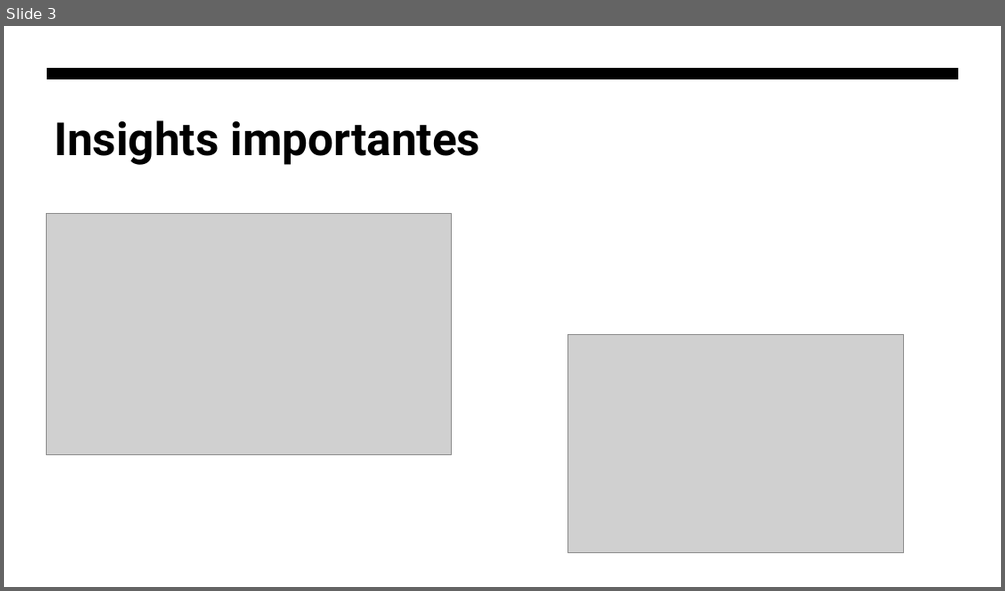
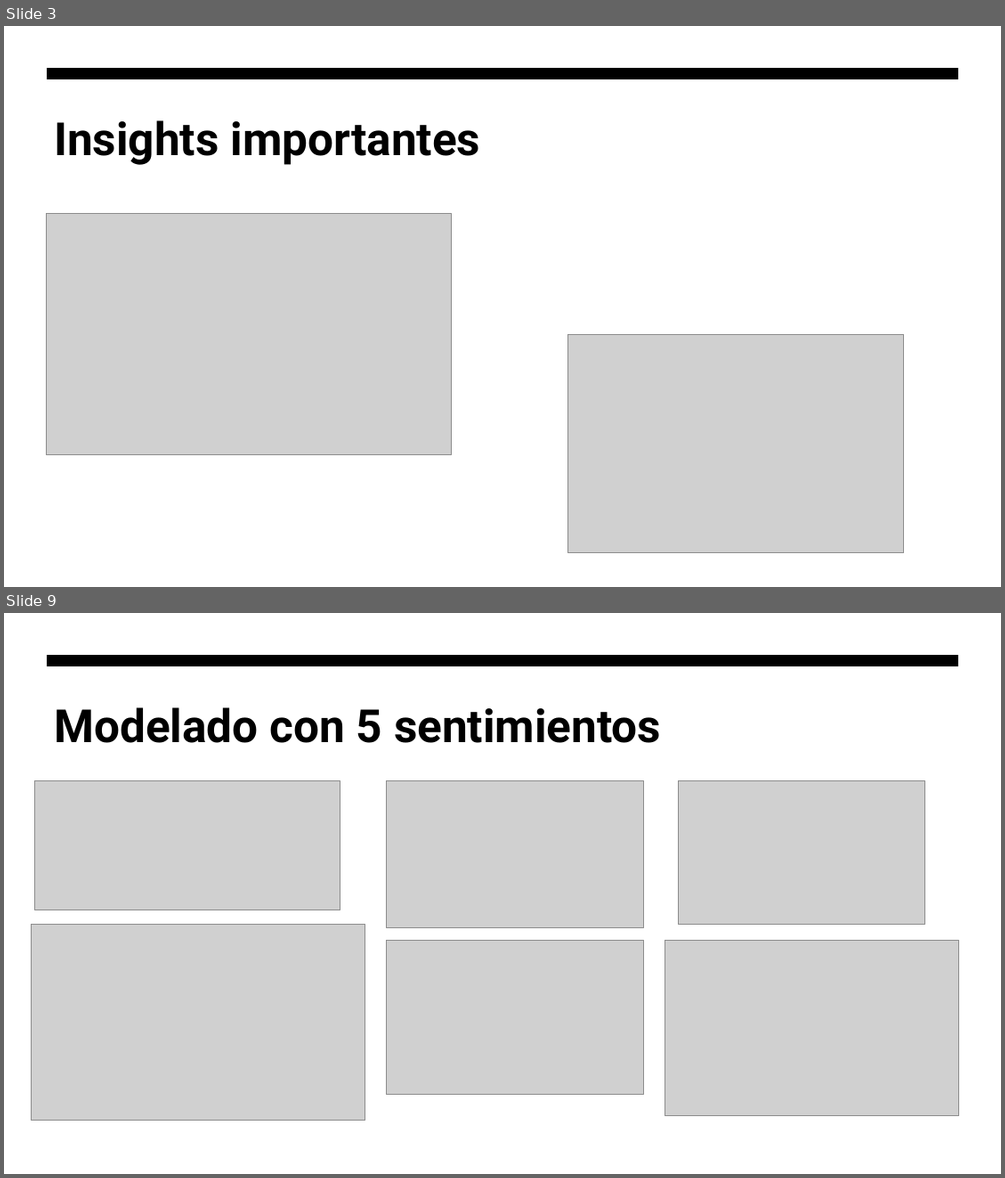
Before and after one commit to Javier19-cmd/ProyectoFinalTextAnalytics, a slide deck: Proyecto final text analytics.pptx. Shown one above the other, each under a label of ours: slide 3 before the commit, slides 3 and 9 after it; the slides between them are not shown. The pictures are 1005x591 and 1005x1178 pixels, drawn with LibreOffice and Linux fonts; fonts in the diff are those of the drawing; grey boxes stand for pictures. Boxes give left, top, right and bottom in pixels: in the first picture for what was removed or moved away, otherwise in the second. Text is boxed around its words. In the diff, an @@ line names an element or a change of style, - is before the commit and + after.

```diff
--- a/Proyecto final text analytics.pptx
+++ b/Proyecto final text analytics.pptx
@@ slide 9 added at box(4, 613, 1001, 1174), background #FFFFFF; not listed: 1 template element that a slide beside it also shows @@
@@ title added at box(54, 707, 661, 743), 44 pt, text #000000, bold @@
+Modelado con 5 sentimientos
@@ picture added at box(34, 780, 340, 910) @@
@@ picture added at box(386, 780, 643, 928) @@
@@ picture added at box(678, 780, 924, 925) @@
@@ picture added at box(31, 925, 365, 1120) @@
@@ picture added at box(386, 941, 643, 1094) @@
@@ picture added at box(665, 941, 959, 1116) @@
```
Also in this commit, not shown: 1 slide changed, 4 other slides added, 1 other file.
